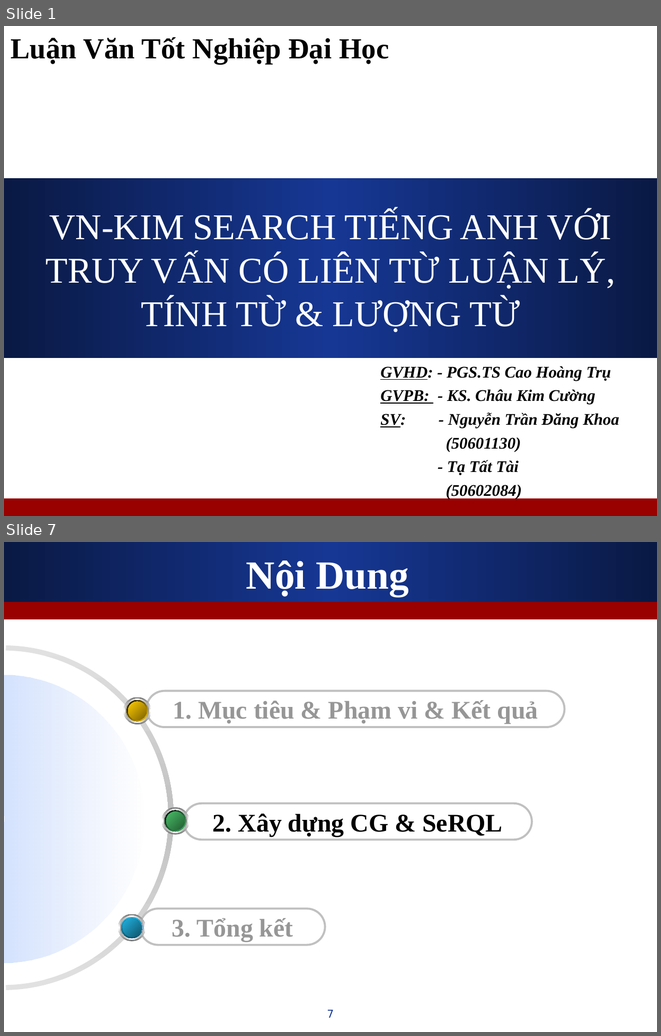
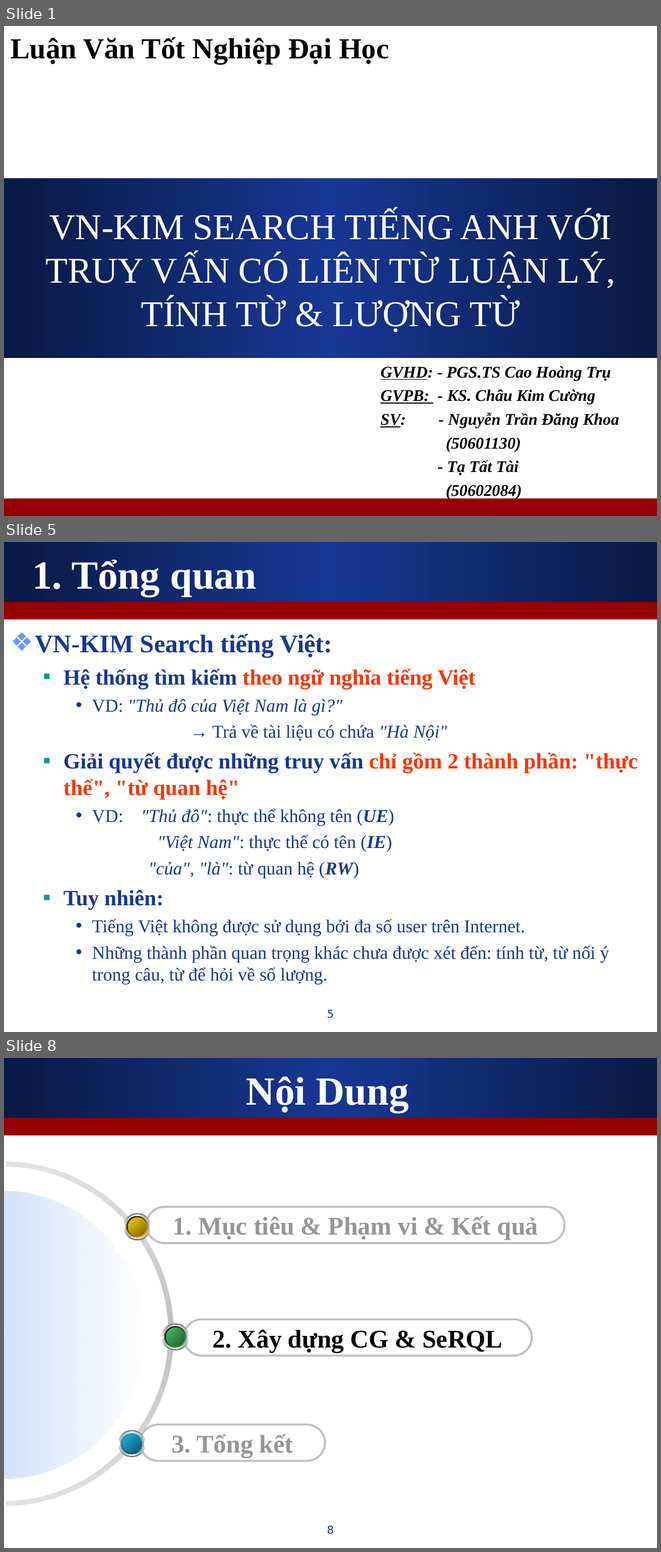
Before and after one commit to leaderwing/kt-kimres, a slide deck: note/[Thesis] Presentation.ppt. Shown one above the other, each under a label of ours: slides 1 and 7 before the commit, slides 1, 5 and 8 after it; the slides between them are not shown. The pictures are 661x1036 and 661x1552 pixels, drawn with LibreOffice and Linux fonts; fonts in the diff are those of the drawing; background and template pictures are left out. Boxes give left, top, right and bottom in pixels: in the first picture for what was removed or moved away, otherwise in the second. Text is boxed around its words. In the diff, an @@ line names an element or a change of style, - is before the commit and + after.

```diff
--- a/note/[Thesis] Presentation.ppt
+++ b/note/[Thesis] Presentation.ppt
@@ slide 5 added at <box>4,542,657,1032</box>, background #FFFFFF; not listed: 2 template elements that a slide beside it also shows @@
@@ title added at <box>32,559,256,597</box>, 44 pt, text #FFFFFF, bold @@
+1. Tổng quan
@@ text added at <box>35,634,638,984</box>, 20 pt, text #163794 @@
+❖ VN-KIM Search tiếng Việt:
+  ▪ Hệ thống tìm kiếm theo ngữ nghĩa tiếng Việt
+    • VD: "Thủ đô của Việt Nam là gì?"
+      → Trả về tài liệu có chứa "Hà Nội"
+  ▪ Giải quyết được những truy vấn chỉ gồm 2 thành phần: "thực thể", "từ quan hệ"
+    • VD: "Thủ đô": thực thể không tên (UE)
+    "Việt Nam": thực thể có tên (IE)
+    "của", "là": từ quan hệ (RW)
+  ▪ Tuy nhiên:
+    • Tiếng Việt không được sử dụng bởi đa số user trên Internet.
+    • Những thành phần quan trọng khác chưa được xét đến: tính từ, từ nối ý trong câu, từ để hỏi về số lượng.
@@ page number added at <box>327,1009,334,1018</box>, 12 pt, text #163794 @@
+5
@@ what was slide 7 is now slide 8 @@
@@ page number at <box>327,1525,334,1534</box>: text changed @@
-7
+8
```
Also in this commit, not shown: 5 slides changed, 1 other slide added, 1 slide removed.
